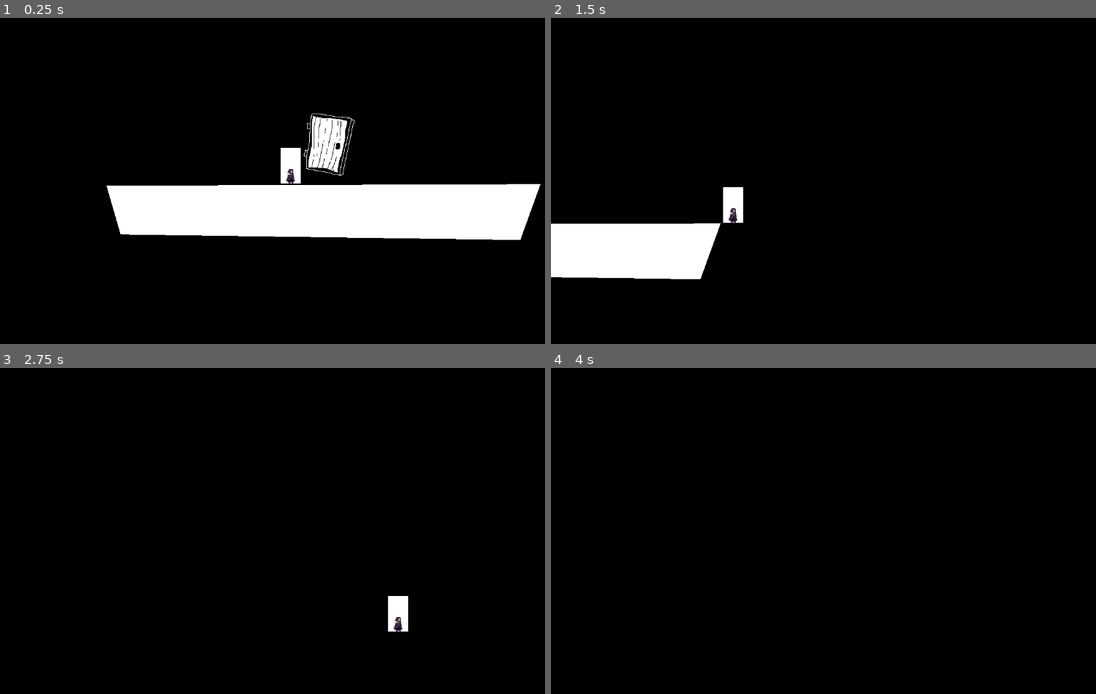
Above: before the commit, frames 1-4 (two rows, left to right).
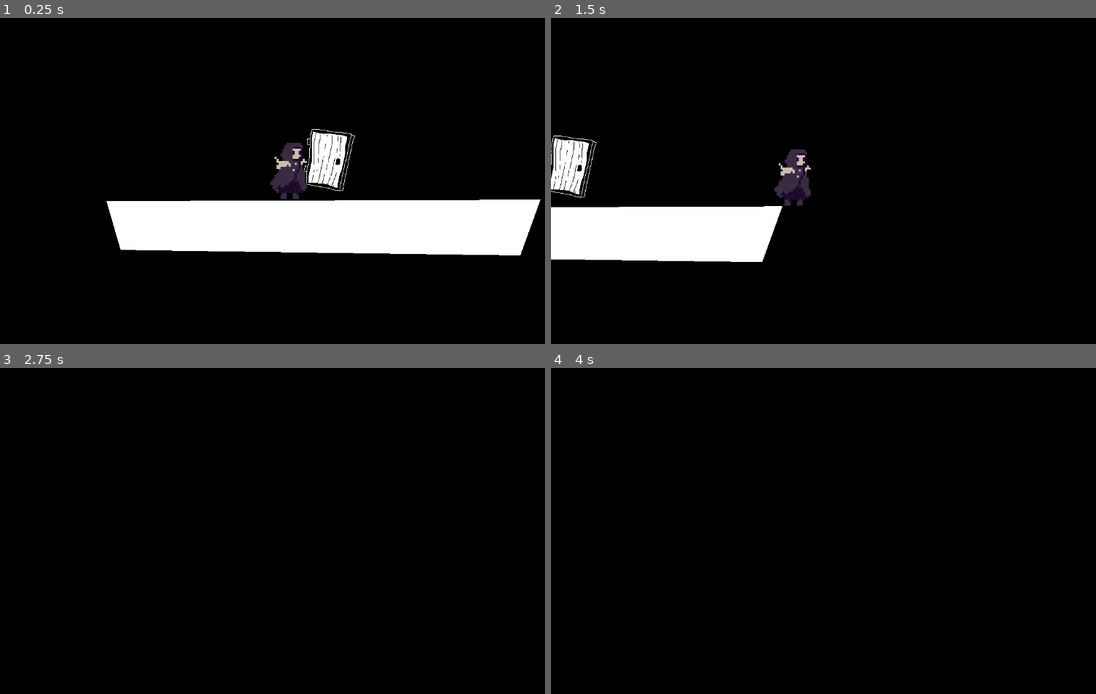
Above: after the commit, the same moments.

Repository: tewly27/Doorgeon
Game: Godot game, scene res://main.tscn
Same seed, same stepped clock (60 frames per second), same inputs: the game is played once before the commit and once after it.
Inputs:
- Up to frame 1 (0.25 s): no input
- Up to frame 2 (1.5 s): hold D (move_right) from 0.53 s (still down); tap S (look_down) at 0.6 s; tap Space (jump) at 0.77 s; tap W (look_up) at 1.35 s
- Up to frame 3 (2.75 s): tap Space (jump) at 1.52 s; release D (move_right) at 2.03 s; hold A (move_left) from 2.03 s (still down); tap S (look_down) at 2.1 s
- Up to frame 4 (4 s): release A (move_left) at 2.78 s; hold D (move_right) from 2.78 s (still down); tap W (look_up) at 2.85 s; tap Space (jump) at 3.02, 3.77 s; tap S (look_down) at 3.6 s

The runs differ from the first frame. In frame 1, 9.3% of the frame differs, in the area x 19-100%, y 29-73%; in frame 2, 7.0%; in frame 3, 0.4%; in frame 4, nothing differs.

Commit message:
idle-walk animations implemented

Diff:
--- a/scenes/player/camera.tscn
+++ b/scenes/player/camera.tscn
@@ -5,8 +5,8 @@
 [node name="camera" type="Node2D"]
 top_level = true
 script = ExtResource("1_2k0sa")
-moveTime = 0.3
-verticalMoveTime = 0.2
+moveTime = 0.7
+verticalMoveTime = 0.7
 verticalMoveSpeed = 10.0
 
 [node name="Camera2D" type="Camera2D" parent="."]
--- a/scenes/player/player.tscn
+++ b/scenes/player/player.tscn
@@ -1,22 +1,56 @@
-[gd_scene load_steps=5 format=3 uid="uid://3dde03ktiua5"]
+[gd_scene load_steps=8 format=3 uid="uid://3dde03ktiua5"]
 
 [ext_resource type="Script" path="res://scripts/player/player.gd" id="1_v56ng"]
 [ext_resource type="PackedScene" uid="uid://bo0jt2pkyo23n" path="res://scenes/player/camera.tscn" id="2_amrqj"]
-[ext_resource type="Texture2D" uid="uid://bgcpdr3jsgmcw" path="res://player1.png" id="3_sbxc0"]
+[ext_resource type="Texture2D" uid="uid://b6htk26yjfngn" path="res://graphics/player/walk.png" id="3_vqx7t"]
 
 [sub_resource type="RectangleShape2D" id="RectangleShape2D_j6t3t"]
-size = Vector2(40, 16)
+size = Vector2(53, 110)
+
+[sub_resource type="Animation" id="Animation_vr4m0"]
+resource_name = "idle"
+tracks/0/type = "value"
+tracks/0/imported = false
+tracks/0/enabled = true
+tracks/0/path = NodePath("sprite:frame")
+tracks/0/interp = 1
+tracks/0/loop_wrap = true
+tracks/0/keys = {
+"times": PackedFloat32Array(0),
+"transitions": PackedFloat32Array(1),
+"update": 1,
+"values": [0]
+}
+
+[sub_resource type="Animation" id="Animation_15wpn"]
+resource_name = "walk"
+length = 0.6
+loop_mode = 1
+step = 0.05
+tracks/0/type = "value"
+tracks/0/imported = false
+tracks/0/enabled = true
+tracks/0/path = NodePath("sprite:frame")
+tracks/0/interp = 1
+tracks/0/loop_wrap = true
+tracks/0/keys = {
+"times": PackedFloat32Array(0, 0.05, 0.1, 0.15, 0.2, 0.25, 0.3, 0.35, 0.4, 0.45, 0.5, 0.55),
+"transitions": PackedFloat32Array(1, 1, 1, 1, 1, 1, 1, 1, 1, 1, 1, 1),
+"update": 1,
+"values": [0, 1, 2, 3, 4, 5, 6, 7, 8, 9, 10, 11]
+}
+
+[sub_resource type="AnimationLibrary" id="AnimationLibrary_x45jy"]
+_data = {
+"idle": SubResource("Animation_vr4m0"),
+"walk": SubResource("Animation_15wpn")
+}
 
 [node name="player" type="CharacterBody2D"]
 script = ExtResource("1_v56ng")
 
-[node name="visual" type="ColorRect" parent="."]
-offset_left = -20.0
-offset_top = -71.0
-offset_right = 20.0
-
 [node name="collision" type="CollisionShape2D" parent="."]
-position = Vector2(0, -8)
+position = Vector2(0.5, -55)
 shape = SubResource("RectangleShape2D_j6t3t")
 
 [node name="CoyoteTimer" type="Timer" parent="."]
@@ -29,6 +63,14 @@
 
 [node name="camera" parent="." instance=ExtResource("2_amrqj")]
 
-[node name="Sprite2D" type="Sprite2D" parent="."]
-position = Vector2(0, -20)
-texture = ExtResource("3_sbxc0")
+[node name="sprite" type="Sprite2D" parent="."]
+position = Vector2(0, -80)
+scale = Vector2(4, 4)
+texture = ExtResource("3_vqx7t")
+hframes = 12
+frame = 2
+
+[node name="AnimationPlayer" type="AnimationPlayer" parent="."]
+libraries = {
+"": SubResource("AnimationLibrary_x45jy")
+}
--- a/scripts/player/player.gd
+++ b/scripts/player/player.gd
@@ -31,3 +31,13 @@
 	tween.tween_property(self,"velocity:x",direction*speed,acceleration_time)
 
 	move_and_slide()
+
+	#animation
+	if direction:
+		if direction > 0:
+			$sprite.flip_h = false
+		else:
+			$sprite.flip_h = true
+		$AnimationPlayer.play("walk")
+	else:
+		$AnimationPlayer.play("idle")
Binary file added: graphics/player/walk.png
Not shown, added: graphics/player/walk.png.import
